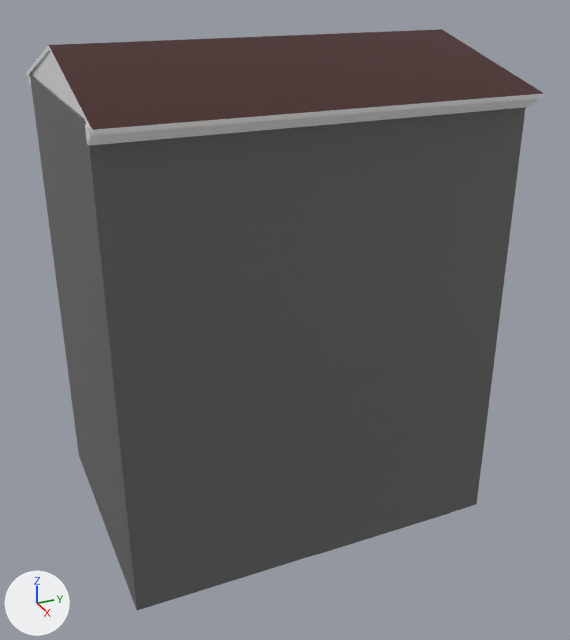
A saved change to the Blender file BLENDER/MaisonBaseDoublePorte.blend.
Rendered twice from a 50 mm lens placed at (12.62, -3.94, 6.37), pointed at (0.39, 1.56, 0.26). The lights are fixed; the arrows at lower left show +X, +Y and +Z.

The first picture shows 'EmplacementFenêtre', 'EmplacementFenêtre2', 'EmplacementFenêtre3', 'EmplacementFenêtre4', 'EmplacementFenêtre5', 'EmplacementFenêtre6', 'EmplacementFenêtreMid', 'Emplacementporte', 'EmplacementporteGrosse', 'Maison', 'Toit'.
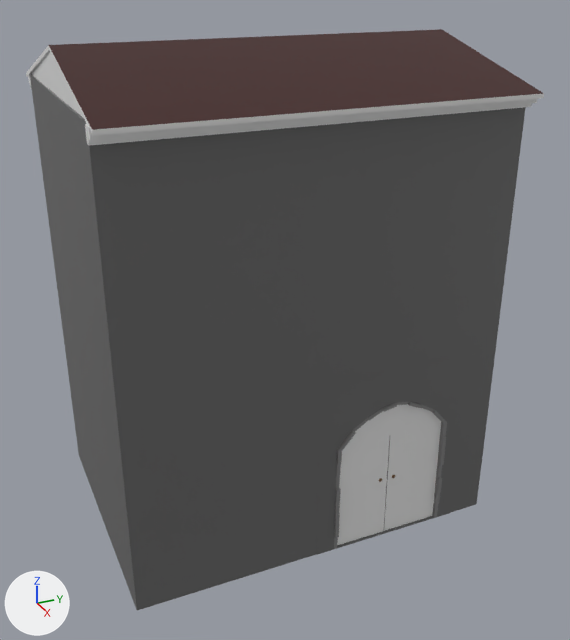
Pixel boxes [x1, y1, x2, y2] of what changed, in the pictures (570 x 640 px):
part 1 of me_cube_014, added
    after: [334, 402, 447, 549]

Diff of the bpy script that builds the scene:
```diff
--- a/BLENDER/MaisonBaseDoublePorte.blend.py
+++ b/BLENDER/MaisonBaseDoublePorte.blend.py
@@ mat_briquecontour @@
+mat_briquecontour = principled_material('BriqueContour')
+mat_briquecontour.base_color = (0.225, 0.225, 0.225)  # grey #828282
@@ mat_porte @@
+mat_porte = principled_material('Porte')
+mat_porte.base_color = (0.8, 0.8, 0.8)  # white #e7e7e7
@@ mat_poigné @@
+mat_poigné = principled_material('Poigné')
+mat_poigné.base_color = (0.152, 0.0777, 0.0237)  # brown #6d4f2b
@@ me_cube_014 @@
 # used by ob_emplacementportegrosse; location = (2.52, 1.24, -0.01); scale = (1.13, 1.46, 1.13)
-me_cube_014.from_pydata(...)  # 60 vertices, 30 faces; spans x -0.01, y 0.0..2.0, z -3.1..0.0
+me_cube_014.from_pydata(...)  # 274 vertices, 319 faces; spans x -0.1..0.03, y 0.0..2.0, z -3.1..0.0
+# me_cube_014 part 1: 130 vertices added at x -0.09..0.03, y 0.24..1.78, z -3.1..-0.58
 me_cube_014.materials.append(mat_maison1)
+me_cube_014.materials.append(mat_briquecontour)  # grey #828282
+me_cube_014.materials.append(mat_porte)  # white #e7e7e7
+me_cube_014.materials.append(mat_poigné)  # brown #6d4f2b
```
